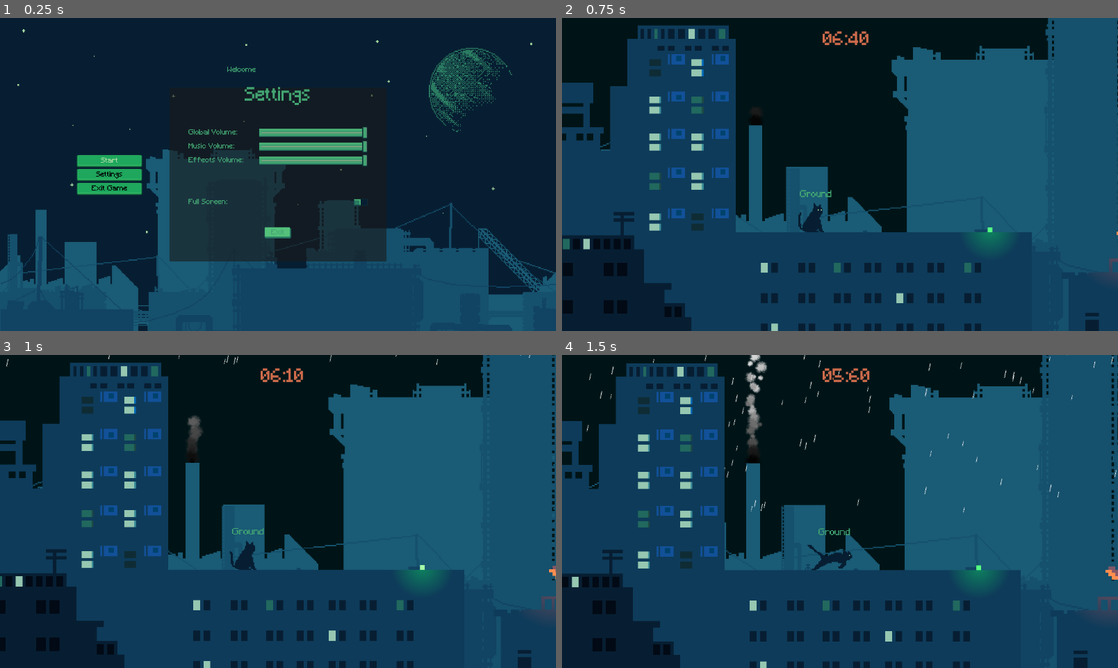
Above: before the commit, frames 1-4 (two rows, left to right).
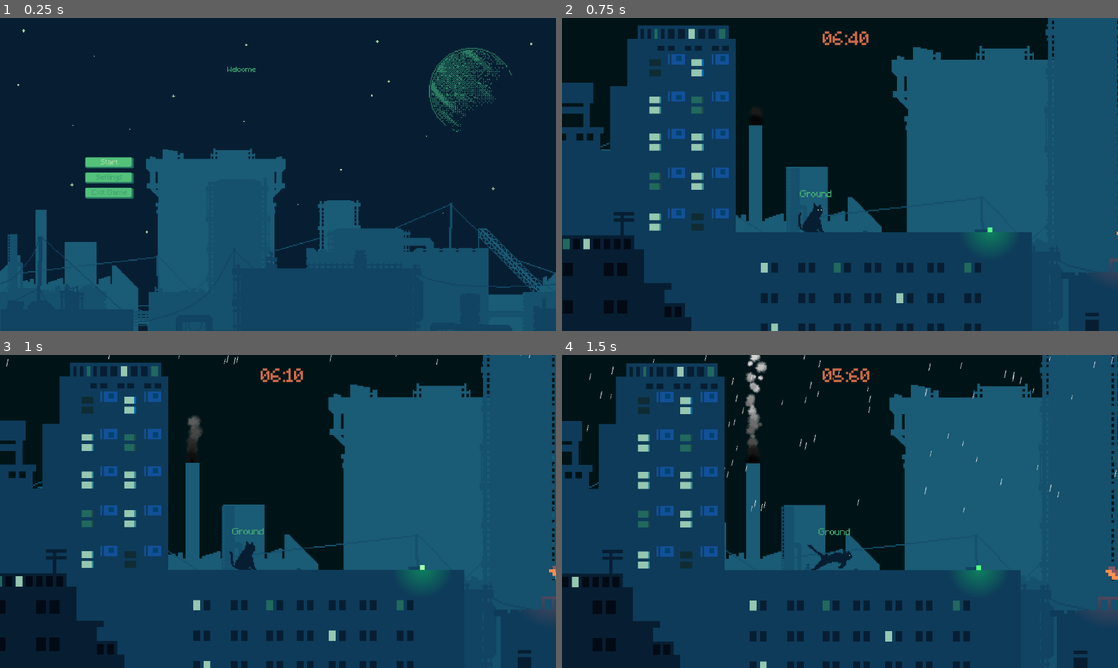
Above: after the commit, the same moments.

Repository: DEVizzent/mermelada-jam-2023
Game: Godot game, scene res://Inicio/StartMenu.tscn
The game is run twice, just before and just after one commit, with the same random seed, the same clock (stepped at 60 frames per second) and the same inputs.
Inputs (mouse positions are in pixels of both pictures, inside the frame that each line leads up to):
- Up to frame 1 (0.25 s): no input
- Up to frame 2 (0.75 s): click "Start" at 0.5 s
- Up to frame 3 (1 s): no input
- Up to frame 4 (1.5 s): move the mouse to (962, 495) at 1.27 s; hold Right (ui_right) from 1.28 s (still down); click (962, 495) at 1.42 s

The runs differ from the first frame. In frame 1, 12% of the frame differs, in the area x 13-70%, y 22-78%; in frame 2, nothing differs; in frame 3, nothing differs; in frame 4, nothing differs.

Commit message:
Use same buttons in the Welcome scene

Diff:
--- a/Inicio/StartMenu.tscn
+++ b/Inicio/StartMenu.tscn
@@ -5,7 +5,7 @@
 [ext_resource type="PackedScene" uid="uid://cl4ayh8478a6v" path="res://Settings/Settings.tscn" id="2_4tn62"]
 [ext_resource type="PackedScene" uid="uid://ch4qu2cv74nik" path="res://Levels/Level1/Level1.tscn" id="2_26uak"]
 [ext_resource type="Texture2D" uid="uid://ccxvwsthy6mhk" path="res://Inicio/Background.png" id="2_mt6pw"]
-[ext_resource type="Theme" uid="uid://cqwidxi43kv5d" path="res://ButtonTheme/new_theme1.tres" id="4_0ips1"]
+[ext_resource type="Theme" uid="uid://cjtm05baiqrbl" path="res://Settings/ButtonTheme.tres" id="4_cceg4"]
 [ext_resource type="AudioStream" uid="uid://c3b4wpj0lnnj1" path="res://Inicio/Menu.wav" id="5_qw5x1"]
 
 [node name="StartMenu" type="Node2D"]
@@ -34,28 +34,24 @@
 
 [node name="VBoxContainer" type="VBoxContainer" parent="CenterContainer"]
 layout_mode = 2
+theme = ExtResource("4_cceg4")
+theme_override_constants/separation = 19
 
 [node name="Label2" type="Label" parent="CenterContainer/VBoxContainer"]
 layout_mode = 2
 
 [node name="StartButton" type="Button" parent="CenterContainer/VBoxContainer"]
-custom_minimum_size = Vector2(150, 28)
 layout_mode = 2
-theme = ExtResource("4_0ips1")
 text = "Start"
 script = ExtResource("1_wqmyn")
 nextScene = ExtResource("2_26uak")
 
 [node name="SettingsButton" type="Button" parent="CenterContainer/VBoxContainer"]
-custom_minimum_size = Vector2(0, 28)
 layout_mode = 2
-theme = ExtResource("4_0ips1")
 text = "Settings"
 
 [node name="ExitButton" type="Button" parent="CenterContainer/VBoxContainer"]
-custom_minimum_size = Vector2(150, 28)
 layout_mode = 2
-theme = ExtResource("4_0ips1")
 text = "Exit Game"
 
 [node name="AudioStreamPlayer" type="AudioStreamPlayer" parent="."]
--- a/Settings/Settings.tscn
+++ b/Settings/Settings.tscn
@@ -8,6 +8,7 @@
 
 [node name="Settings" type="CanvasLayer"]
 process_mode = 3
+visible = false
 script = ExtResource("1_bvmxg")
 
 [node name="Panel" type="Panel" parent="."]
